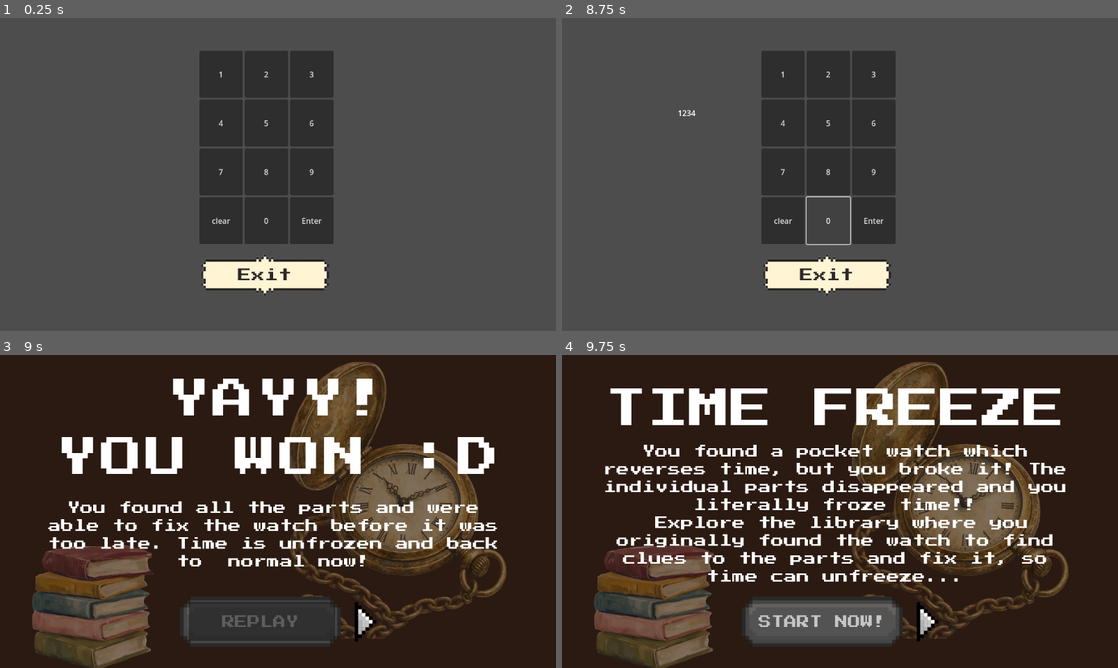
Above: before the commit, frames 1-4 (two rows, left to right).
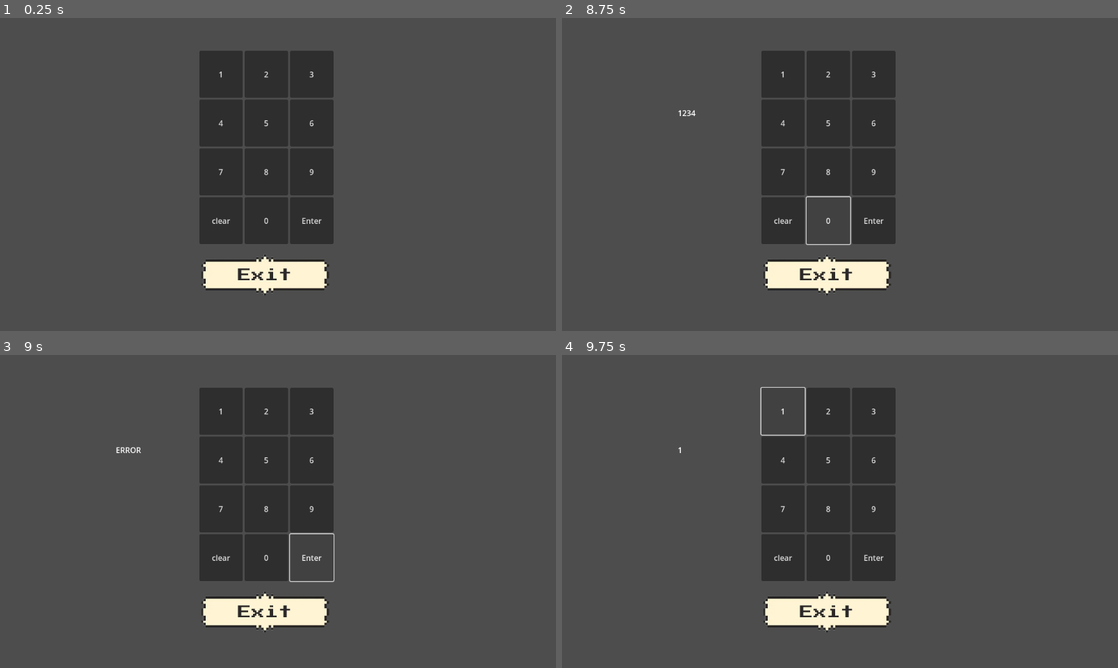
Above: after the commit, the same moments.

Repository: TanviMukka/freeze
Game: Godot game, scene res://safe_scene.tscn
Same seed, same stepped clock (60 frames per second), same inputs: the game is played once before the commit and once after it. This scene is started directly instead of the project's main scene.
Inputs (mouse positions are in pixels of both pictures, inside the frame that each line leads up to; where the layout moved, square brackets give the same spot in the first picture):
- Up to frame 1 (0.25 s): no input
- Up to frame 2 (8.75 s): click "1" at 0.5 s; click "2" at 1.25 s; click "3" at 2 s; click "4" at 2.75 s; click "5" at 3.5 s; click "6" at 4.25 s; click "7" at 5 s; click "8" at 5.75 s; click "9" at 6.5 s; click "clear" at 7.25 s; click "0" at 8 s
- Up to frame 3 (9 s): click "Enter" at 8.75 s
- Up to frame 4 (9.75 s): click (784, 411) [823, 621] at 9.5 s

Frames 1-2 are identical in both runs. In frame 3, 98% of the frame differs, in the area x 0-100%, y 0-100%; in frame 4, 96%.

Commit message:
commit_9

Diff:
--- a/keypad.gd
+++ b/keypad.gd
@@ -1,6 +1,6 @@
 extends Node2D
 
-@export var correct_code: String = "1234" # Secret code
+@export var correct_code: String = "2709" # Secret code
 @onready var display = $DisplayLabel
 
 var current_input: String = ""
--- a/main.tscn
+++ b/main.tscn
@@ -31,6 +31,15 @@
 subpixel_positioning = 0
 msdf_pixel_range = 14
 msdf_size = 128
+cache/0/variation_coordinates = {}
+cache/0/face_index = 0
+cache/0/embolden = 0.0
+cache/0/transform = Transform2D(1, 0, 0, 1, 0, 0)
+cache/0/spacing_top = 0
+cache/0/spacing_bottom = 0
+cache/0/spacing_space = 0
+cache/0/spacing_glyph = 0
+cache/0/baseline_offset = 0.0
 cache/0/16/0/ascent = 0.0
 cache/0/16/0/descent = 0.0
 cache/0/16/0/underline_position = 0.0
@@ -141,14 +150,14 @@
 [sub_resource type="RectangleShape2D" id="RectangleShape2D_xg56f"]
 size = Vector2(45, 54)
 
-[node name="Node2D2" type="Node2D"]
+[node name="Node2D2" type="Node2D" unique_id=1966618064]
 position = Vector2(-336, -345)
 script = SubResource("GDScript_w48qg")
 
-[node name="Timer" type="CanvasLayer" parent="."]
+[node name="Timer" type="CanvasLayer" parent="." unique_id=130916473]
 script = ExtResource("1_5vw27")
 
-[node name="TimerPanel" type="PanelContainer" parent="Timer"]
+[node name="TimerPanel" type="PanelContainer" parent="Timer" unique_id=91117561]
 anchors_preset = 1
 anchor_left = 1.0
 anchor_right = 1.0
@@ -159,43 +168,43 @@
 grow_horizontal = 0
 theme_override_styles/panel = SubResource("StyleBoxFlat_5vw27")
 
-[node name="TimerLabel" type="Label" parent="Timer/TimerPanel"]
+[node name="TimerLabel" type="Label" parent="Timer/TimerPanel" unique_id=347579696]
 layout_mode = 2
 theme_override_fonts/font = SubResource("FontFile_kek77")
 theme_override_font_sizes/font_size = 32
 
-[node name="Background" type="Sprite2D" parent="."]
+[node name="Background" type="Sprite2D" parent="." unique_id=678482466]
 position = Vector2(931, 737)
 texture = ExtResource("1_272bh")
 
-[node name="Player" type="CharacterBody2D" parent="."]
+[node name="Player" type="CharacterBody2D" parent="." unique_id=451336804]
 position = Vector2(897, 897.00006)
 scale = Vector2(0.7, 0.7)
 script = ExtResource("1_0xm2m")
 
-[node name="Camera2D" type="Camera2D" parent="Player"]
+[node name="Camera2D" type="Camera2D" parent="Player" unique_id=1970731348]
 position = Vector2(42, 13)
 zoom = Vector2(2.5, 2.5)
 
-[node name="Sprite2D" type="Sprite2D" parent="Player"]
+[node name="Sprite2D" type="Sprite2D" parent="Player" unique_id=593810237]
 position = Vector2(44, 60)
 scale = Vector2(0.2, 0.2)
 texture = ExtResource("2_h2yge")
 
-[node name="CollisionShape2D" type="CollisionShape2D" parent="Player"]
+[node name="CollisionShape2D" type="CollisionShape2D" parent="Player" unique_id=2103897172]
 visible = false
 position = Vector2(45, 61)
 shape = SubResource("RectangleShape2D_imckf")
 
-[node name="SafeButton" type="TextureButton" parent="."]
-offset_left = 751.0
-offset_top = 486.99997
-offset_right = 982.0
+[node name="SafeButton" type="TextureButton" parent="." unique_id=693808605]
+offset_left = 755.0
+offset_top = 487.0
+offset_right = 986.0
 offset_bottom = 829.0
 scale = Vector2(0.05, 0.05)
 texture_normal = ExtResource("5_ycdy4")
 
-[node name="RiddleBook" type="TextureButton" parent="."]
+[node name="RiddleBook" type="TextureButton" parent="." unique_id=1459673617]
 offset_left = 729.0
 offset_top = 849.0
 offset_right = 1469.0
@@ -203,7 +212,7 @@
 scale = Vector2(0.1, 0.1)
 texture_normal = ExtResource("7_272bh")
 
-[node name="DeskButton" type="TextureButton" parent="."]
+[node name="DeskButton" type="TextureButton" parent="." unique_id=1994265637]
 offset_left = 900.0
 offset_top = 645.0
 offset_right = 1640.0
@@ -211,7 +220,7 @@
 scale = Vector2(0.08, 0.08)
 texture_normal = ExtResource("7_272bh")
 
-[node name="FridgeButton" type="TextureButton" parent="."]
+[node name="FridgeButton" type="TextureButton" parent="." unique_id=713498793]
 visible = false
 offset_left = 1186.0
 offset_top = 766.0
@@ -220,7 +229,7 @@
 scale = Vector2(0.5, 0.5)
 texture_normal = ExtResource("6_7mycd")
 
-[node name="BucketButton" type="TextureButton" parent="."]
+[node name="BucketButton" type="TextureButton" parent="." unique_id=1744047105]
 visible = false
 offset_left = 1132.0
 offset_top = 473.99997
@@ -229,167 +238,167 @@
 scale = Vector2(0.8, 0.8)
 texture_normal = ExtResource("7_5vw27")
 
-[node name="StaticBody2D" type="StaticBody2D" parent="."]
+[node name="StaticBody2D" type="StaticBody2D" parent="." unique_id=1083514394]
 visible = false
 position = Vector2(205, 778)
 
-[node name="CollisionShape2D" type="CollisionShape2D" parent="StaticBody2D"]
+[node name="CollisionShape2D" type="CollisionShape2D" parent="StaticBody2D" unique_id=1037300250]
 position = Vector2(726, 251)
 shape = SubResource("RectangleShape2D_hmxci")
 
-[node name="CollisionShape2D2" type="CollisionShape2D" parent="StaticBody2D"]
+[node name="CollisionShape2D2" type="CollisionShape2D" parent="StaticBody2D" unique_id=647849987]
 position = Vector2(821, -286)
 shape = SubResource("RectangleShape2D_v1t7b")
 
-[node name="CollisionShape2D3" type="CollisionShape2D" parent="StaticBody2D"]
+[node name="CollisionShape2D3" type="CollisionShape2D" parent="StaticBody2D" unique_id=1845395848]
 position = Vector2(430.5, -291)
 shape = SubResource("RectangleShape2D_4c57u")
 
-[node name="CollisionShape2D4" type="CollisionShape2D" parent="StaticBody2D"]
+[node name="CollisionShape2D4" type="CollisionShape2D" parent="StaticBody2D" unique_id=1511267954]
 position = Vector2(524.25, -306)
 shape = SubResource("RectangleShape2D_q1vgj")
 
-[node name="CollisionShape2D5" type="CollisionShape2D" parent="StaticBody2D"]
+[node name="CollisionShape2D5" type="CollisionShape2D" parent="StaticBody2D" unique_id=1359529132]
 position = Vector2(395.5, -88.5)
 shape = SubResource("RectangleShape2D_kt5io")
 
-[node name="CollisionShape2D6" type="CollisionShape2D" parent="StaticBody2D"]
+[node name="CollisionShape2D6" type="CollisionShape2D" parent="StaticBody2D" unique_id=2031016505]
 position = Vector2(378, -213)
 shape = SubResource("RectangleShape2D_bohkw")
 
-[node name="CollisionShape2D7" type="CollisionShape2D" parent="StaticBody2D"]
+[node name="CollisionShape2D7" type="CollisionShape2D" parent="StaticBody2D" unique_id=646535682]
 position = Vector2(393, 177.75)
 shape = SubResource("RectangleShape2D_np3j1")
 
-[node name="CollisionShape2D8" type="CollisionShape2D" parent="StaticBody2D"]
+[node name="CollisionShape2D8" type="CollisionShape2D" parent="StaticBody2D" unique_id=725772746]
 position = Vector2(377.75, 58.25)
 shape = SubResource("RectangleShape2D_bp2ka")
 
-[node name="CollisionShape2D9" type="CollisionShape2D" parent="StaticBody2D"]
+[node name="CollisionShape2D9" type="CollisionShape2D" parent="StaticBody2D" unique_id=608455698]
 position = Vector2(432.25, 220)
 shape = SubResource("RectangleShape2D_qshme")
 
-[node name="CollisionShape2D10" type="CollisionShape2D" parent="StaticBody2D"]
+[node name="CollisionShape2D10" type="CollisionShape2D" parent="StaticBody2D" unique_id=560227696]
 position = Vector2(1035.8125, 220)
 shape = SubResource("RectangleShape2D_yknng")
 
-[node name="CollisionShape2D11" type="CollisionShape2D" parent="StaticBody2D"]
+[node name="CollisionShape2D11" type="CollisionShape2D" parent="StaticBody2D" unique_id=409113897]
 position = Vector2(1056.5, 153)
 shape = SubResource("RectangleShape2D_2ll1n")
 
-[node name="CollisionShape2D12" type="CollisionShape2D" parent="StaticBody2D"]
+[node name="CollisionShape2D12" type="CollisionShape2D" parent="StaticBody2D" unique_id=1607630878]
 position = Vector2(1070.75, -62)
 shape = SubResource("RectangleShape2D_3asai")
 
-[node name="CollisionShape2D13" type="CollisionShape2D" parent="StaticBody2D"]
+[node name="CollisionShape2D13" type="CollisionShape2D" parent="StaticBody2D" unique_id=967072817]
 position = Vector2(1049.5, -53.75)
 shape = SubResource("RectangleShape2D_0iuut")
 
-[node name="CollisionShape2D14" type="CollisionShape2D" parent="StaticBody2D"]
+[node name="CollisionShape2D14" type="CollisionShape2D" parent="StaticBody2D" unique_id=1208857839]
 position = Vector2(552.25, -81.25)
 shape = SubResource("RectangleShape2D_5c4dk")
 
-[node name="CollisionShape2D15" type="CollisionShape2D" parent="StaticBody2D"]
+[node name="CollisionShape2D15" type="CollisionShape2D" parent="StaticBody2D" unique_id=1131431611]
 position = Vector2(497.90625, -32.625)
 shape = SubResource("RectangleShape2D_d02fq")
 
-[node name="CollisionShape2D16" type="CollisionShape2D" parent="StaticBody2D"]
+[node name="CollisionShape2D16" type="CollisionShape2D" parent="StaticBody2D" unique_id=1131734256]
 position = Vector2(548.5, -134.75)
 shape = SubResource("RectangleShape2D_en3dd")
 
-[node name="CollisionShape2D17" type="CollisionShape2D" parent="StaticBody2D"]
+[node name="CollisionShape2D17" type="CollisionShape2D" parent="StaticBody2D" unique_id=837168291]
 position = Vector2(609, -36)
 shape = SubResource("RectangleShape2D_3xecy")
 
-[node name="CollisionShape2D18" type="CollisionShape2D" parent="StaticBody2D"]
+[node name="CollisionShape2D18" type="CollisionShape2D" parent="StaticBody2D" unique_id=1023863493]
 position = Vector2(897.25, -82)
 shape = SubResource("RectangleShape2D_47f7k")
 
-[node name="CollisionShape2D19" type="CollisionShape2D" parent="StaticBody2D"]
+[node name="CollisionShape2D19" type="CollisionShape2D" parent="StaticBody2D" unique_id=796459623]
 position = Vector2(841.5, -38)
 shape = SubResource("RectangleShape2D_e1jri")
 
-[node name="CollisionShape2D20" type="CollisionShape2D" parent="StaticBody2D"]
+[node name="CollisionShape2D20" type="CollisionShape2D" parent="StaticBody2D" unique_id=588007949]
 position = Vector2(950, -36.25)
 shape = SubResource("RectangleShape2D_n68bw")
 
-[node name="CollisionShape2D21" type="CollisionShape2D" parent="StaticBody2D"]
+[node name="CollisionShape2D21" type="CollisionShape2D" parent="StaticBody2D" unique_id=2056202590]
 position = Vector2(902, -135.5)
 shape = SubResource("RectangleShape2D_0q5yt")
 
-[node name="CollisionShape2D22" type="CollisionShape2D" parent="StaticBody2D"]
+[node name="CollisionShape2D22" type="CollisionShape2D" parent="StaticBody2D" unique_id=1545067276]
 position = Vector2(726, -135)
 shape = SubResource("RectangleShape2D_2ybw7")
 
-[node name="CollisionShape2D23" type="CollisionShape2D" parent="StaticBody2D"]
+[node name="CollisionShape2D23" type="CollisionShape2D" parent="StaticBody2D" unique_id=86035847]
 position = Vector2(724.5, -84.5)
 shape = SubResource("RectangleShape2D_kaimk")
 
-[node name="CollisionShape2D24" type="CollisionShape2D" parent="StaticBody2D"]
+[node name="CollisionShape2D24" type="CollisionShape2D" parent="StaticBody2D" unique_id=559675779]
 position = Vector2(570, 114.5)
 shape = SubResource("RectangleShape2D_4t0fq")
 
-[node name="CollisionShape2D25" type="CollisionShape2D" parent="StaticBody2D"]
+[node name="CollisionShape2D25" type="CollisionShape2D" parent="StaticBody2D" unique_id=1149959388]
 position = Vector2(508.625, 73)
 shape = SubResource("RectangleShape2D_iqd64")
 
-[node name="CollisionShape2D26" type="CollisionShape2D" parent="StaticBody2D"]
+[node name="CollisionShape2D26" type="CollisionShape2D" parent="StaticBody2D" unique_id=2101238070]
 position = Vector2(563, 65.1875)
 shape = SubResource("RectangleShape2D_fn07s")
 
-[node name="CollisionShape2D27" type="CollisionShape2D" parent="StaticBody2D"]
+[node name="CollisionShape2D27" type="CollisionShape2D" parent="StaticBody2D" unique_id=291198171]
 position = Vector2(620, 70.5)
 shape = SubResource("RectangleShape2D_xjguw")
 
-[node name="CollisionShape2D28" type="CollisionShape2D" parent="StaticBody2D"]
+[node name="CollisionShape2D28" type="CollisionShape2D" parent="StaticBody2D" unique_id=1743651193]
 position = Vector2(519, 153.5)
 shape = SubResource("RectangleShape2D_xxohg")
 
-[node name="CollisionShape2D29" type="CollisionShape2D" parent="StaticBody2D"]
+[node name="CollisionShape2D29" type="CollisionShape2D" parent="StaticBody2D" unique_id=1167487099]
 position = Vector2(568, 153.5)
 shape = SubResource("RectangleShape2D_rp2pi")
 
-[node name="CollisionShape2D30" type="CollisionShape2D" parent="StaticBody2D"]
+[node name="CollisionShape2D30" type="CollisionShape2D" parent="StaticBody2D" unique_id=1208473785]
 position = Vector2(621, 152.25)
 shape = SubResource("RectangleShape2D_fbw3r")
 
-[node name="CollisionShape2D31" type="CollisionShape2D" parent="StaticBody2D"]
+[node name="CollisionShape2D31" type="CollisionShape2D" parent="StaticBody2D" unique_id=1863489230]
 position = Vector2(625, -130.25)
 shape = SubResource("RectangleShape2D_p25vw")
 
-[node name="CollisionShape2D32" type="CollisionShape2D" parent="StaticBody2D"]
+[node name="CollisionShape2D32" type="CollisionShape2D" parent="StaticBody2D" unique_id=978465928]
 position = Vector2(827.5, -131)
 shape = SubResource("RectangleShape2D_xg56f")
 
-[node name="CollisionShape2D33" type="CollisionShape2D" parent="StaticBody2D"]
+[node name="CollisionShape2D33" type="CollisionShape2D" parent="StaticBody2D" unique_id=1027445856]
 position = Vector2(881, 114)
 shape = SubResource("RectangleShape2D_4t0fq")
 
-[node name="CollisionShape2D34" type="CollisionShape2D" parent="StaticBody2D"]
+[node name="CollisionShape2D34" type="CollisionShape2D" parent="StaticBody2D" unique_id=1456247768]
 position = Vector2(822, 74)
 shape = SubResource("RectangleShape2D_iqd64")
 
-[node name="CollisionShape2D35" type="CollisionShape2D" parent="StaticBody2D"]
+[node name="CollisionShape2D35" type="CollisionShape2D" parent="StaticBody2D" unique_id=45538694]
 position = Vector2(875, 65)
 shape = SubResource("RectangleShape2D_fn07s")
 
-[node name="CollisionShape2D36" type="CollisionShape2D" parent="StaticBody2D"]
+[node name="CollisionShape2D36" type="CollisionShape2D" parent="StaticBody2D" unique_id=475053204]
 position = Vector2(933, 72)
 shape = SubResource("RectangleShape2D_xjguw")
 
-[node name="CollisionShape2D37" type="CollisionShape2D" parent="StaticBody2D"]
+[node name="CollisionShape2D37" type="CollisionShape2D" parent="StaticBody2D" unique_id=142204221]
 position = Vector2(832, 152)
 shape = SubResource("RectangleShape2D_rp2pi")
 
-[node name="CollisionShape2D38" type="CollisionShape2D" parent="StaticBody2D"]
+[node name="CollisionShape2D38" type="CollisionShape2D" parent="StaticBody2D" unique_id=48321650]
 position = Vector2(883, 154)
 shape = SubResource("RectangleShape2D_xxohg")
 
-[node name="CollisionShape2D39" type="CollisionShape2D" parent="StaticBody2D"]
+[node name="CollisionShape2D39" type="CollisionShape2D" parent="StaticBody2D" unique_id=1097613657]
 position = Vector2(934, 153)
 shape = SubResource("RectangleShape2D_fbw3r")
 
-[node name="Book1" type="Button" parent="."]
+[node name="Book1" type="Button" parent="." unique_id=2004300029]
 self_modulate = Color(0.95686275, 0.95686275, 0.95686275, 0)
 offset_left = 774.0
 offset_top = 733.0
@@ -397,7 +406,7 @@
 offset_bottom = 750.0
 script = ExtResource("9_4c57u")
 
-[node name="Book2" type="Button" parent="."]
+[node name="Book2" type="Button" parent="." unique_id=321055212]
 self_modulate = Color(1, 1, 1, 0)
 offset_left = 637.0
 offset_top = 974.0
@@ -405,7 +414,7 @@
 offset_bottom = 1000.0
 script = ExtResource("10_efxa6")
 
-[node name="Book3" type="Button" parent="."]
+[node name="Book3" type="Button" parent="." unique_id=1921298487]
 self_modulate = Color(1, 1, 1, 0)
 offset_left = 1247.0
 offset_top = 885.0
@@ -413,7 +422,7 @@
 offset_bottom = 903.0
 script = ExtResource("11_dg77c")
 
-[node name="Book4" type="Button" parent="."]
+[node name="Book4" type="Button" parent="." unique_id=1832554956]
 self_modulate = Color(1, 1, 1, 0)
 offset_left = 1115.0
 offset_top = 501.0
@@ -421,25 +430,25 @@
 offset_bottom = 518.0
 script = ExtResource("12_ycdy4")
 
-[node name="Book1Number" type="Sprite2D" parent="."]
+[node name="Book1Number" type="Sprite2D" parent="." unique_id=1065681918]
 visible = false
 position = Vector2(772, 708)
 scale = Vector2(0.1, 0.1)
 texture = ExtResource("9_kek77")
 
-[node name="Book2Number" type="Sprite2D" parent="."]
+[node name="Book2Number" type="Sprite2D" parent="." unique_id=1926796569]
 visible = false
 position = Vector2(623, 1004)
 scale = Vector2(0.1, 0.1)
 texture = ExtResource("9_kek77")
 
-[node name="Book3Number" type="Sprite2D" parent="."]
+[node name="Book3Number" type="Sprite2D" parent="." unique_id=1766217410]
 visible = false
 position = Vector2(1262.0001, 911.00006)
 scale = Vector2(0.1, 0.1)
 texture = ExtResource("9_kek77")
 
-[node name="Book4Number" type="Sprite2D" parent="."]
+[node name="Book4Number" type="Sprite2D" parent="." unique_id=1418147682]
 visible = false
 position = Vector2(1165, 496)
 scale = Vector2(0.1, 0.1)
--- a/safe_scene.tscn
+++ b/safe_scene.tscn
@@ -17,6 +17,15 @@
 font_name = "Open Sans SemiBold"
 style_name = "SemiBold"
 font_weight = 600
+cache/0/variation_coordinates = {}
+cache/0/face_index = 0
+cache/0/embolden = 0.0
+cache/0/transform = Transform2D(1, 0, 0, 1, 0, 0)
+cache/0/spacing_top = 0
+cache/0/spacing_bottom = 0
+cache/0/spacing_space = 0
+cache/0/spacing_glyph = 0
+cache/0/baseline_offset = 0.0
 cache/0/16/0/ascent = 18.0
 cache/0/16/0/descent = 5.0
 cache/0/16/0/underline_position = 1.609375
@@ -926,11 +935,11 @@
 Button/styles/normal = SubResource("StyleBoxFlat_gggld")
 Button/styles/pressed = SubResource("StyleBoxFlat_dn8hx")
 
-[node name="Node2D" type="Node2D"]
+[node name="Node2D" type="Node2D" unique_id=1644594739]
 position = Vector2(240, 185)
 script = ExtResource("1_0deji")
 
-[node name="ExitButton" type="TextureButton" parent="."]
+[node name="ExitButton" type="TextureButton" parent="." unique_id=268184170]
 offset_left = 133.99998
 offset_top = 171.99998
 offset_right = 634.0
@@ -938,11 +947,11 @@
 scale = Vector2(0.7, 0.7)
 texture_normal = ExtResource("5_16wui")
 
-[node name="DisplayLabel" type="Label" parent="."]
+[node name="DisplayLabel" type="Label" parent="." unique_id=474532200]
 offset_right = 40.0
 offset_bottom = 23.0
 
-[node name="GridContainer" type="GridContainer" parent="."]
+[node name="GridContainer" type="GridContainer" parent="." unique_id=1334651714]
 offset_left = 173.0
 offset_top = -117.0
 offset_right = 451.0
@@ -952,73 +961,73 @@
 theme_override_constants/v_separation = 4
 columns = 3
 
-[node name="Button" type="Button" parent="GridContainer"]
+[node name="Button" type="Button" parent="GridContainer" unique_id=1714690793]
 layout_mode = 2
 size_flags_horizontal = 3
 size_flags_vertical = 3
 text = "1"
 
-[node name="Button2" type="Button" parent="GridContainer"]
+[node name="Button2" type="Button" parent="GridContainer" unique_id=587185425]
 layout_mode = 2
 size_flags_horizontal = 3
 size_flags_vertical = 3
 text = "2"
 
-[node name="Button3" type="Button" parent="GridContainer"]
+[node name="Button3" type="Button" parent="GridContainer" unique_id=1937591809]
 layout_mode = 2
 size_flags_horizontal = 3
 size_flags_vertical = 3
 text = "3"
 
-[node name="Button4" type="Button" parent="GridContainer"]
+[node name="Button4" type="Button" parent="GridContainer" unique_id=940600670]
 layout_mode = 2
 size_flags_horizontal = 3
 size_flags_vertical = 3
 text = "4"
 
-[node name="Button5" type="Button" parent="GridContainer"]
+[node name="Button5" type="Button" parent="GridContainer" unique_id=1653568861]
 layout_mode = 2
 size_flags_horizontal = 3
 size_flags_vertical = 3
 text = "5"
 
-[node name="Button6" type="Button" parent="GridContainer"]
+[node name="Button6" type="Button" parent="GridContainer" unique_id=99058188]
 layout_mode = 2
 size_flags_horizontal = 3
 size_flags_vertical = 3
 text = "6"
 
-[node name="Button7" type="Button" parent="GridContainer"]
+[node name="Button7" type="Button" parent="GridContainer" unique_id=396839971]
 layout_mode = 2
 size_flags_horizontal = 3
 size_flags_vertical = 3
 text = "7"
 
-[node name="Button8" type="Button" parent="GridContainer"]
+[node name="Button8" type="Button" parent="GridContainer" unique_id=337695159]
 layout_mode = 2
 size_flags_horizontal = 3
 size_flags_vertical = 3
 text = "8"
 
-[node name="Button9" type="Button" parent="GridContainer"]
+[node name="Button9" type="Button" parent="GridContainer" unique_id=1564935219]
 layout_mode = 2
 size_flags_horizontal = 3
 size_flags_vertical = 3
 text = "9"
 
-[node name="ButtonClear" type="Button" parent="GridContainer"]
+[node name="ButtonClear" type="Button" parent="GridContainer" unique_id=598593984]
 layout_mode = 2
 size_flags_horizontal = 3
 size_flags_vertical = 3
 text = "clear"
 
-[node name="Button0" type="Button" parent="GridContainer"]
+[node name="Button0" type="Button" parent="GridContainer" unique_id=913424556]
 layout_mode = 2
 size_flags_horizontal = 3
 size_flags_vertical = 3
 text = "0"
 
-[node name="ButtonEnter" type="Button" parent="GridContainer"]
+[node name="ButtonEnter" type="Button" parent="GridContainer" unique_id=807144981]
 layout_mode = 2
 size_flags_horizontal = 3
 size_flags_vertical = 3
--- a/win_scene.tscn
+++ b/win_scene.tscn
@@ -26,6 +26,7 @@
 offset_top = 511.0
 offset_right = 694.0
 offset_bottom = 592.0
+theme_override_colors/icon_normal_color = Color(1, 1, 1, 0)
 script = ExtResource("2_akwf7")
 
 [connection signal="pressed" from="Button" to="Button" method="_on_pressed"]
Not shown: 2 places in main.tscn that only renumber resources
Not shown: 1 places in safe_scene.tscn that only renumber resources
